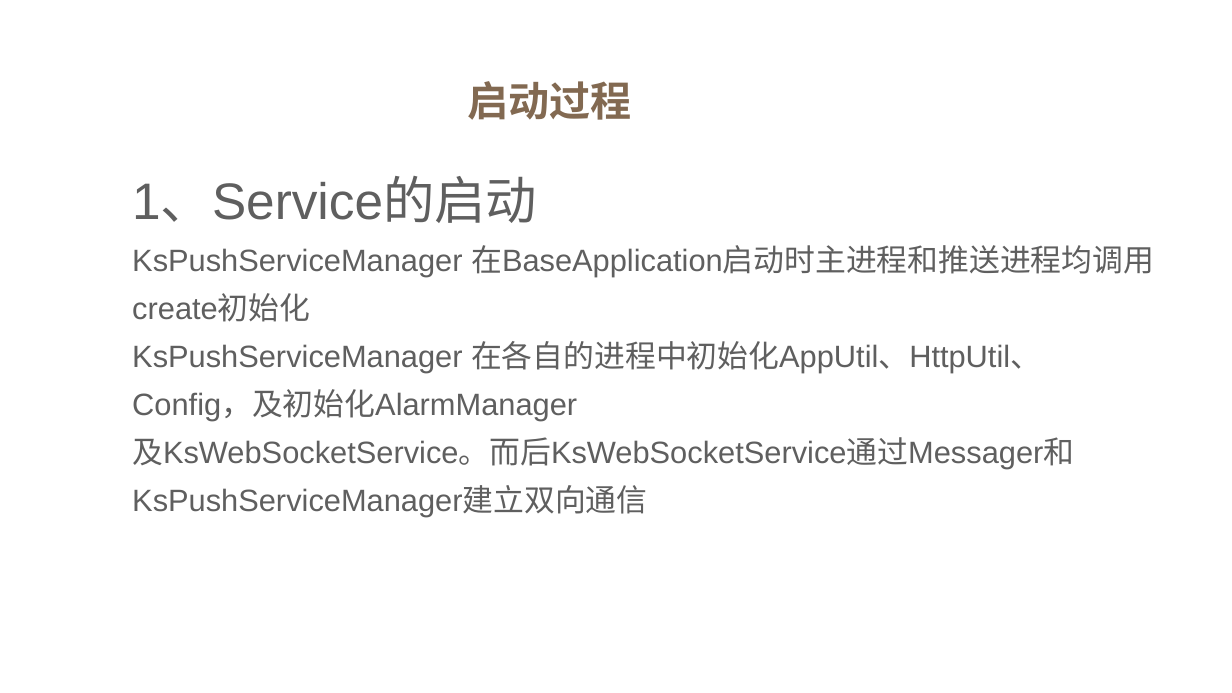
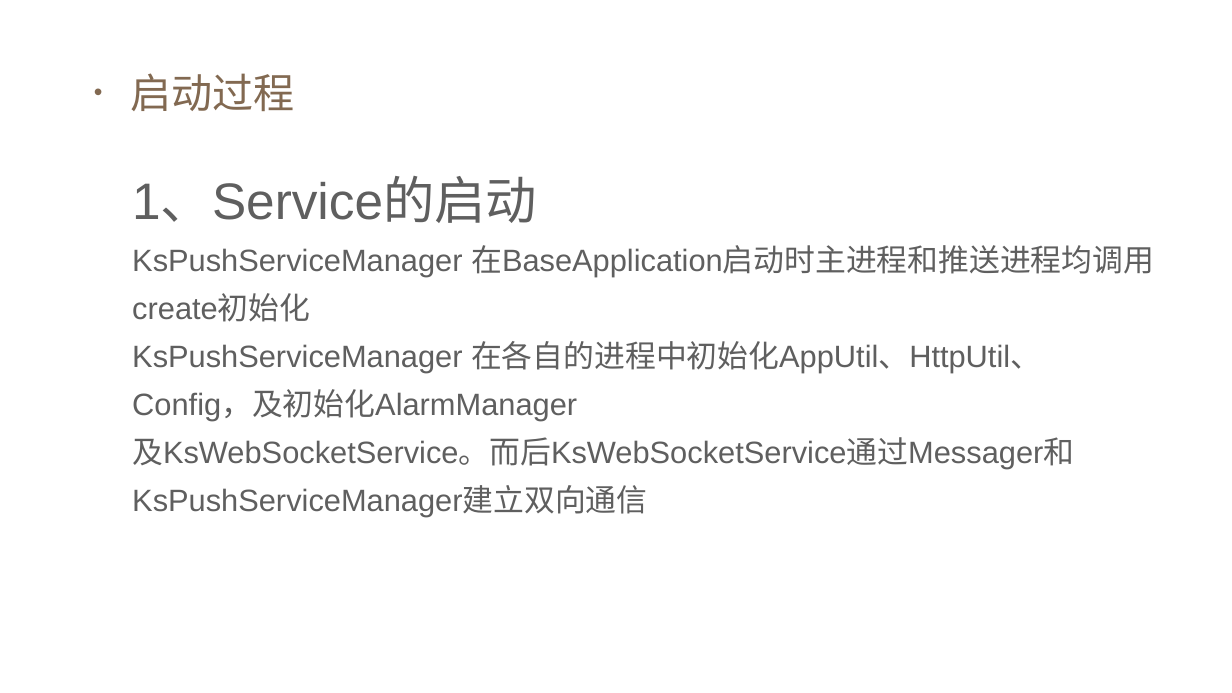
Before and after one commit to jpingTang/doc, a slide deck: slide 5 of document/push串讲.pptx. Drawn at 1232x693 pixels with LibreOffice and Linux fonts; fonts in the diff are those of the drawing; background and template pictures are left out. Boxes give left, top, right and bottom in pixels: in the first picture for what was removed or moved away, otherwise in the second. Text is boxed around its words. In the diff, an @@ line names an element or a change of style, - is before the commit and + after.

```diff
--- a/document/push串讲.pptx
+++ b/document/push串讲.pptx
@@ text "启动过程": place and size @@
-text "启动过程" at (468, 81, 632, 120)
+text "启动过程" at (130, 73, 294, 111)
@@ text "启动过程" at (130, 73, 294, 111): bold off; alignment left to justified; bullet none to •; line spacing 0.9 to 1.1; more space between paragraphs; vertical alignment bottom to top @@
```
Also in this commit, not shown: 5 other slides changed.
